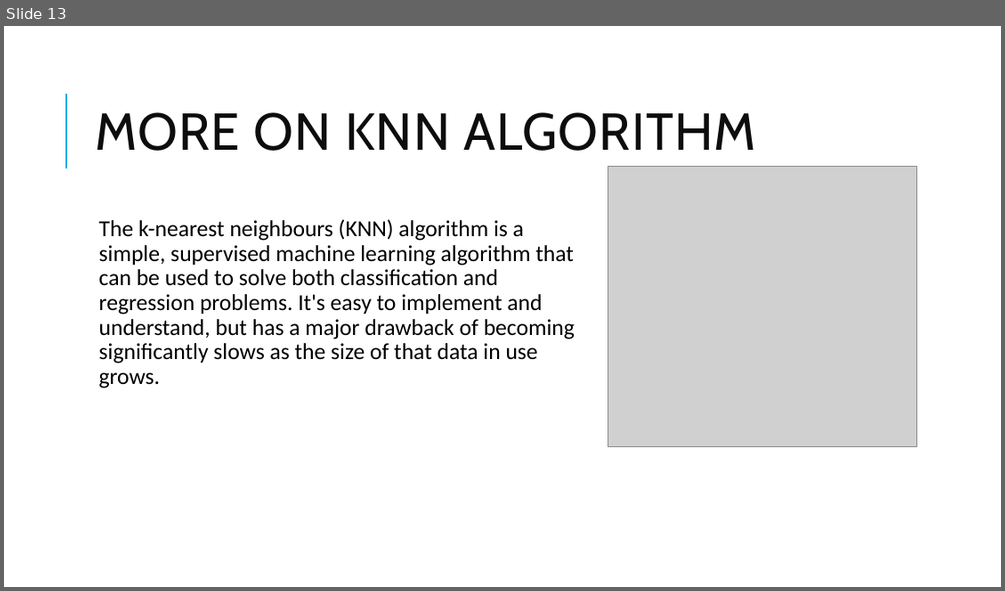
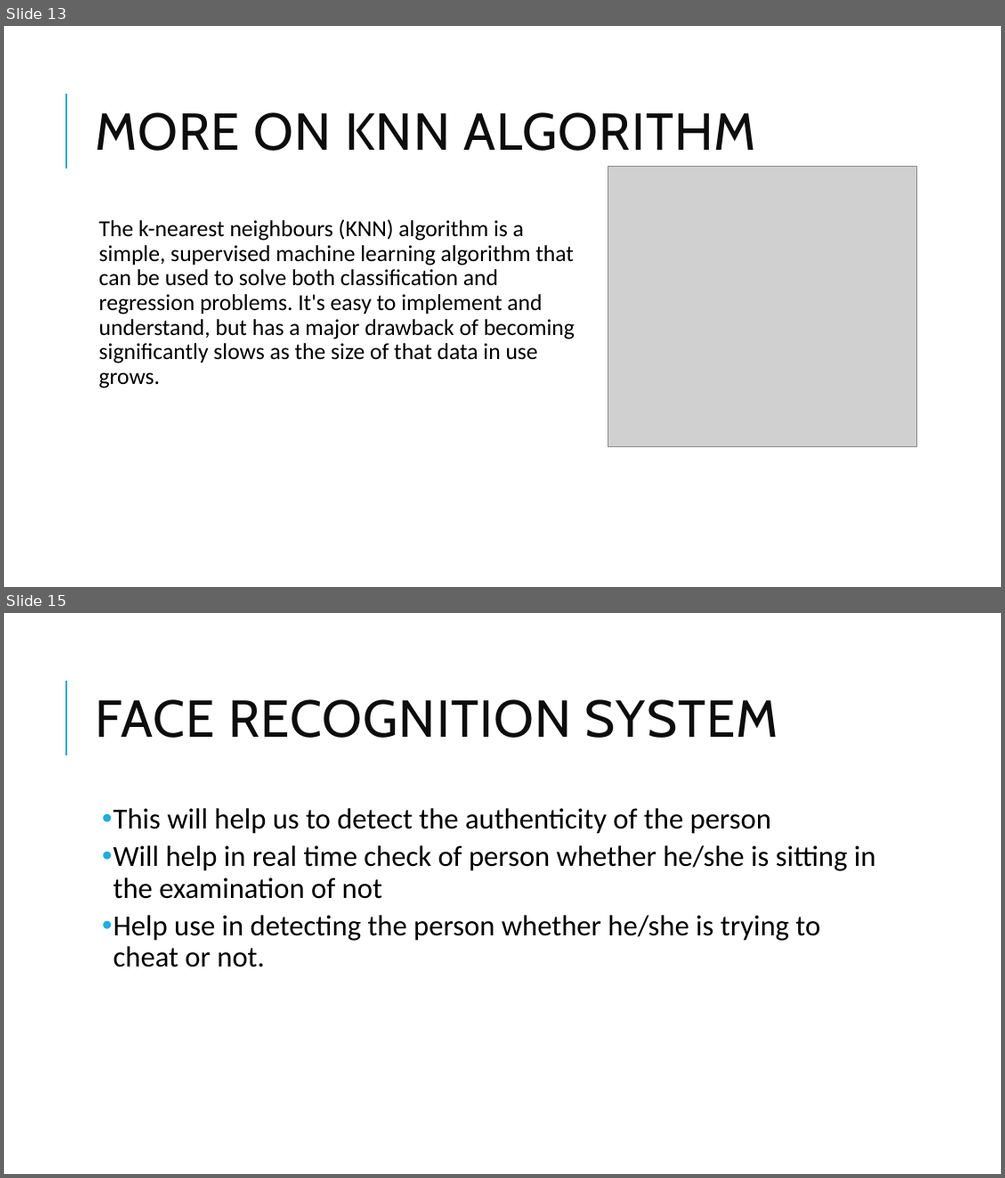
Before and after one commit to adarshdwivedi123/projectchecking, a slide deck: Project Presentation.pptx. Shown one above the other, each under a label of ours: slide 13 before the commit, slides 13 and 15 after it; the slides between them are not shown. The pictures are 1005x591 and 1005x1178 pixels, drawn with LibreOffice and Linux fonts; fonts in the diff are those of the drawing; grey boxes stand for pictures. Boxes give left, top, right and bottom in pixels: in the first picture for what was removed or moved away, otherwise in the second. Text is boxed around its words. In the diff, an @@ line names an element or a change of style, - is before the commit and + after.

Commit message:
Updated

```diff
--- a/Project Presentation.pptx
+++ b/Project Presentation.pptx
@@ slide 15 added at (4, 613, 1001, 1174), background #FFFFFF; not listed: 1 template element that a slide beside it also shows @@
@@ title added at (95, 699, 779, 738), 50 pt, text #0D0D0D @@
+FACE RECOGNITION SYSTEM
@@ text added at (113, 808, 876, 967), 28 pt, text #000000 @@
+  • This will help us to detect the authenticity of the person
+  • Will help in real time check of person whether he/she is sitting in the examination of not
+  • Help use in detecting the person whether he/she is trying to cheat or not.
```
Also in this commit, not shown: 2 other slides added.
